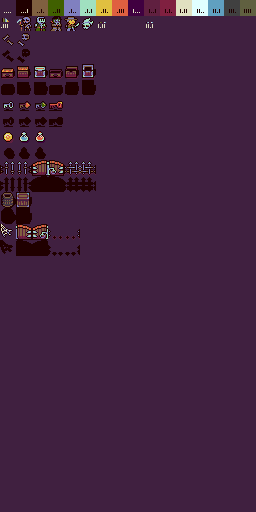
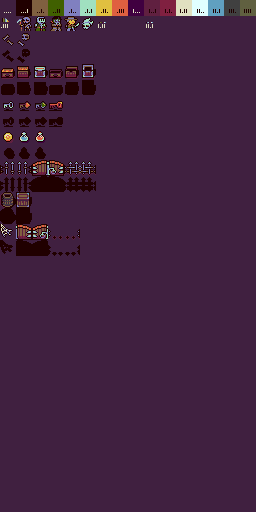
Two versions of the same layered image (256px x 512px). Layer-by-layer changes:
added layer "barrel_shape fix" in group "breakables" over bbox(0, 193, 5, 224)
